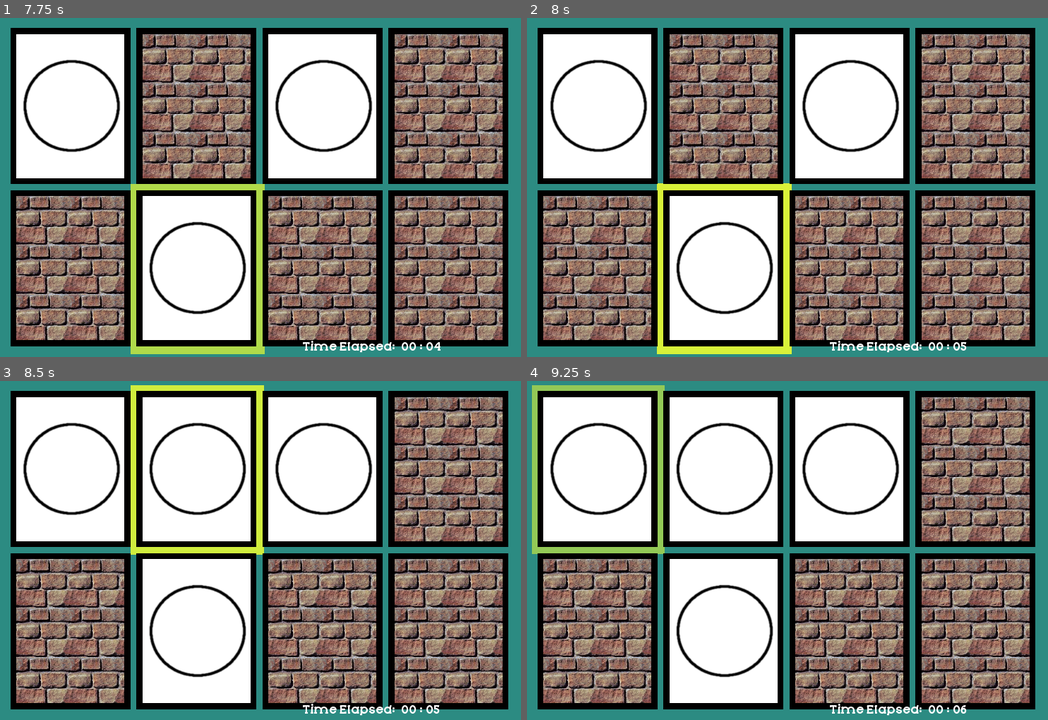
Above: before the commit, frames 1-4 (two rows, left to right).
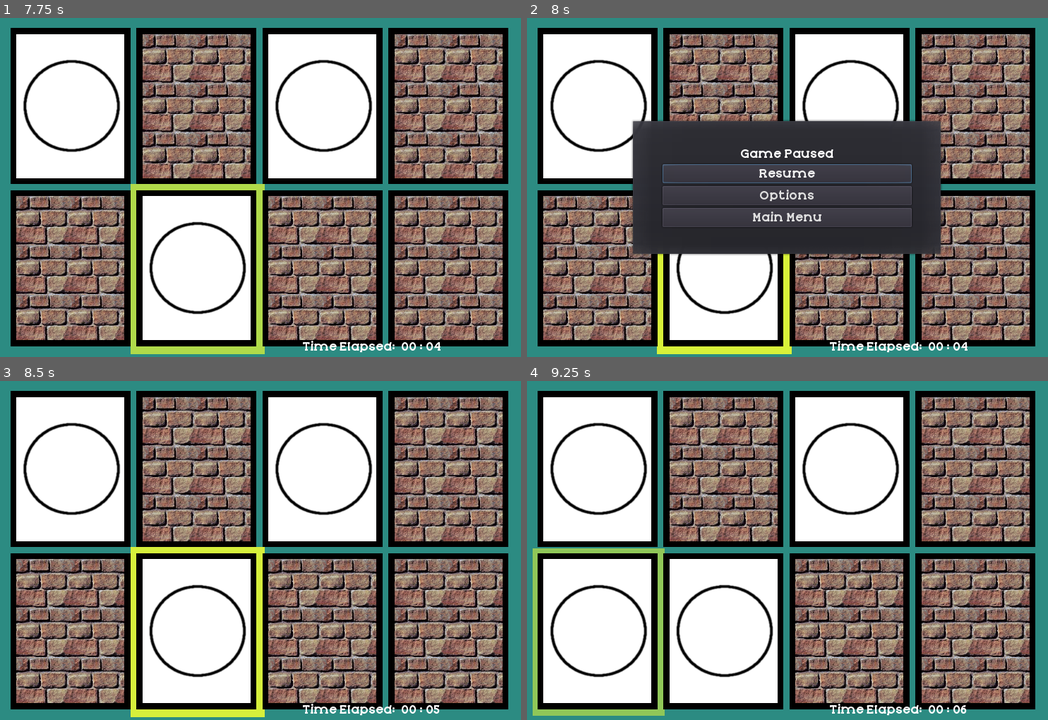
Above: after the commit, the same moments.

Repository: KapFlagon/Memory-Fun
Game: Godot game, scene res://src/screens/StartScreen.tscn
Same seed, same stepped clock (60 frames per second), same inputs: the game is played once before the commit and once after it.
Inputs (mouse positions are in pixels of both pictures, inside the frame that each line leads up to):
- Up to frame 1 (7.75 s): click "Options" at 0.5 s; click "Submit" at 1.25 s; click "Start Game" at 2 s; click "Easy" at 2.75 s; click "8" at 3.5 s; tap Enter (ui_accept) at 4.25, 4.52, 5.27, 5.75, 6.5, 6.77, 7.52 s; move the mouse to (385, 170) at 4.27 s; hold Right (ui_right) 4.28-5.03 s; click (385, 170) at 4.42 s; move the mouse to (145, 204) at 5.02 s; hold Down (ui_down) 5.03-5.78 s; move the mouse to (317, 112) at 5.77 s; hold Right (ui_right) 5.78-6.53 s; move the mouse to (229, 255) at 6.52 s; hold Up (ui_up) 6.53-7.28 s; click (229, 255) at 6.67 s; move the mouse to (427, 238) at 7.27 s; hold Left (ui_left) from 7.28 s (still down)
- Up to frame 2 (8 s): keep holding Left (ui_left); tap Escape (ui_cancel) at 7.9 s
- Up to frame 3 (8.5 s): release Left (ui_left) at 8 s; click (260, 536) at 8 s, where only the run after the commit has a clickable "Resume"
- Up to frame 4 (9.25 s): move the mouse to (615, 499) at 8.77 s; hold Left (ui_left) from 8.78 s (still down); tap Enter (ui_accept) at 9.02 s

Frame 1 is identical in both runs. In frame 2, 23% of the frame differs, in the area x 20-85%, y 30-99%; in frame 3, 12%; in frame 4, 20%.

Commit message:
Started work on a pause screen, allowing redirection to the 'Options' screen.

Diff:
--- a/src/autoload/PlayerData.gd
+++ b/src/autoload/PlayerData.gd
@@ -4,6 +4,10 @@
 var grid_size := 8 setget set_grid_size, get_grid_size
 var game_time setget set_game_time, get_game_time
 var background_colour := Color(0.172549,0.545098,0.509804,1) setget set_background_colour, get_background_colour
+var game_paused = false setget set_game_paused, get_game_paused
+var paused_grid setget set_paused_grid, get_paused_grid
+var paused_selector_pos setget set_paused_selector_pos, get_paused_selector_pos
+var paused_scene setget set_paused_scene, get_paused_scene
 
 
 func set_difficulty(new_difficulty: int) -> void:
@@ -36,3 +40,71 @@
 
 func get_background_colour():
 	return background_colour
+
+
+func set_game_paused(val: bool) -> void:
+	game_paused = val
+
+
+func get_game_paused():
+	return game_paused
+
+
+func set_paused_grid(val) -> void:
+	paused_grid = val
+	var cols = val.size()
+	var rows = val[0].size()
+	for i in cols:
+		for j in rows:
+			paused_grid[i][j] = val [i][j]
+	print("here")
+
+
+func get_paused_grid():
+	return paused_grid
+
+
+func set_paused_selector_pos(val) -> void:
+	paused_selector_pos = val
+
+
+func get_paused_selector_pos():
+	return paused_selector_pos
+
+func set_paused_scene(val) -> void:
+	var root = get_tree().get_root()
+	paused_scene = root.get_child(root.get_child_count() - 1)
+
+
+func get_paused_scene():
+	return paused_scene
+
+
+func goto_scene(path):
+	# This function will usually be called from a signal callback,
+	# or some other function in the current scene.
+	# Deleting the current scene at this point is
+	# a bad idea, because it may still be executing code.
+	# This will result in a crash or unexpected behavior.
+
+	# The solution is to defer the load to a later time, when
+	# we can be sure that no code from the current scene is running:
+
+	call_deferred("_deferred_goto_scene", path)
+
+
+#func _deferred_goto_scene(path):
+#	# It is now safe to remove the current scene
+#	current_scene.free()
+#
+#	# Load the new scene.
+#	var s = ResourceLoader.load(path)
+#
+#	# Instance the new scene.
+#	current_scene = s.instance()
+#
+#	# Add it to the active scene, as child of root.
+#	get_tree().get_root().add_child(current_scene)
+#
+#	# Optionally, to make it compatible with the SceneTree.change_scene() API.
+#	get_tree().set_current_scene(current_scene)
--- a/src/entities/game_objects/GridManager.gd
+++ b/src/entities/game_objects/GridManager.gd
@@ -27,17 +27,10 @@
 
 # Called when the node enters the scene tree for the first time.
 func _ready() -> void:
-	game_state = e_game_state.NEW
-	selected_difficulty = PlayerData.get_difficulty()
-	parse_grid_size()
-	card_grid = create_2D_array()
-	var card_1D_array = generate_cards()
-	item_width = card_1D_array[0].get_width()
-	item_height = card_1D_array[0].get_height()
-	card_1D_array = shuffle_cards(card_1D_array, 2)
-	calculate_dimensions()
-	populate_2D_grid(card_1D_array)
-	prepare_selector()
+	if PlayerData.game_paused:
+		restore_paused_game()
+	else:
+		new_game()
 
 
 # Called every frame. 'delta' is the elapsed time since the previous frame.
@@ -342,3 +335,33 @@
 	var valid_selection = validate_selection(current_selector_position)
 	if valid_selection:
 		flip_chosen_card(current_selector_position)
+
+
+func new_game() -> void:
+	game_state = e_game_state.NEW
+	selected_difficulty = PlayerData.get_difficulty()
+	parse_grid_size()
+	card_grid = create_2D_array()
+	var card_1D_array = generate_cards()
+	item_width = card_1D_array[0].get_width()
+	item_height = card_1D_array[0].get_height()
+	card_1D_array = shuffle_cards(card_1D_array, 2)
+	calculate_dimensions()
+	populate_2D_grid(card_1D_array)
+	prepare_selector()
+
+
+func restore_paused_game() -> void:
+	card_grid = PlayerData.get_paused_grid()
+	parse_grid_size()
+	print_2D_array()
+	calculate_dimensions()
+	prepare_selector()
+	current_selector_position = PlayerData.get_paused_selector_pos()
+	set_selector_position()
+
+
+func _on_PopupDialog_about_to_show() -> void:
+	#PlayerData.set_paused_grid(card_grid)
+	PlayerData.set_paused_scene(1)
+	#PlayerData.set_paused_selector_pos(current_selector_position)
--- a/src/entities/ui/CancelButton.gd
+++ b/src/entities/ui/CancelButton.gd
@@ -17,4 +17,6 @@
 
 
 func _on_CancelButton_button_up() -> void:
+	if get_tree().paused:
+		get_tree().paused = false
 	get_tree().change_scene("res://src/screens/StartScreen.tscn")
--- a/src/entities/ui/Hud.gd
+++ b/src/entities/ui/Hud.gd
@@ -1,12 +1,14 @@
 extends Control
 
 var start_time
-var time_now
+var time_now setget set_time_now
 var end_time
 var str_elapsed_time setget , get_str_elapsed_time
 
 func _ready() -> void:
 	start_time = OS.get_unix_time()
+#	if PlayerData.game_paused:
+#		time_now
 	#set_process(true)
 
 func _process(delta):
@@ -24,3 +26,9 @@
 
 func get_str_elapsed_time():
 	return str_elapsed_time
+
+
+func set_time_now(new_time) -> void:
+	var string_array = new_time.split(":", false)
+	var a = int(string_array[0]) * 60
+	var b = a + int(string_array[1])
--- a/src/screens/GameScreen.gd
+++ b/src/screens/GameScreen.gd
@@ -8,11 +8,10 @@
 	get_node("ColorRect").set_frame_color(PlayerData.get_background_colour())
 
 
-#func _process(delta: float) -> void:
-#	# Check for zoom input
-#	process_inputs()
-#
-#
+func _process(delta: float) -> void:
+	process_inputs()
+
+
 #func _on_ZoomInButton_button_up() -> void:
 #	zoom_in()
 #
@@ -44,3 +43,18 @@
 #		zoom_in()
 #	elif Input.is_action_just_pressed("ui_zoom_out"):
 #		zoom_out()
+
+
+func process_inputs() -> void:
+	if Input.is_action_just_released("ui_cancel"):
+		if not PlayerData.get_game_paused():
+			get_tree().paused = true
+			#PlayerData.set_paused_scene()
+			PlayerData.set_game_paused(true)
+			get_node("PopupDialog").popup_centered_clamped()
+
+
+func _on_ResumeButton_button_up() -> void:
+	get_node("PopupDialog").hide()
+	get_tree().paused = false
+	PlayerData.set_game_paused(false)
--- a/src/screens/GameScreen.tscn
+++ b/src/screens/GameScreen.tscn
@@ -1,8 +1,11 @@
-[gd_scene load_steps=4 format=2]
+[gd_scene load_steps=7 format=2]
 
 [ext_resource path="res://src/entities/game_objects/GridManager.tscn" type="PackedScene" id=1]
 [ext_resource path="res://src/entities/ui/Hud.tscn" type="PackedScene" id=2]
 [ext_resource path="res://src/screens/GameScreen.gd" type="Script" id=3]
+[ext_resource path="res://src/entities/ui/OptionsButton.tscn" type="PackedScene" id=4]
+[ext_resource path="res://src/themes/Theme_01_small.tres" type="Theme" id=5]
+[ext_resource path="res://src/entities/ui/CancelButton.tscn" type="PackedScene" id=6]
 
 [node name="GameScreen" type="Node2D"]
 script = ExtResource( 3 )
@@ -28,3 +31,66 @@
 margin_top = 446.263
 margin_right = 460.0
 margin_bottom = 446.263
+
+[node name="PopupDialog" type="PopupDialog" parent="."]
+pause_mode = 2
+visible = true
+anchor_left = 0.5
+anchor_top = 0.5
+anchor_right = 0.5
+anchor_bottom = 0.5
+margin_left = 176.146
+margin_top = 147.807
+margin_right = 618.146
+margin_bottom = 341.807
+theme = ExtResource( 5 )
+popup_exclusive = true
+__meta__ = {
+"_edit_group_": true,
+"_edit_use_anchors_": false
+}
+
+[node name="VBoxContainer" type="VBoxContainer" parent="PopupDialog"]
+anchor_left = 0.5
+anchor_top = 0.5
+anchor_right = 0.5
+anchor_bottom = 0.5
+margin_left = -176.5
+margin_top = -97.5
+margin_right = 176.5
+margin_bottom = 97.5
+alignment = 1
+__meta__ = {
+"_edit_group_": true,
+"_edit_use_anchors_": false
+}
+
+[node name="Label" type="Label" parent="PopupDialog/VBoxContainer"]
+margin_top = 40.0
+margin_right = 353.0
+margin_bottom = 61.0
+text = "Game Paused"
+align = 1
+__meta__ = {
+"_edit_use_anchors_": false
+}
+
+[node name="ResumeButton" type="Button" parent="PopupDialog/VBoxContainer"]
+margin_top = 65.0
+margin_right = 353.0
+margin_bottom = 92.0
+text = "Resume"
+
+[node name="OptionsButton" parent="PopupDialog/VBoxContainer" instance=ExtResource( 4 )]
+margin_top = 96.0
+margin_right = 353.0
+margin_bottom = 123.0
+
+[node name="CancelButton" parent="PopupDialog/VBoxContainer" instance=ExtResource( 6 )]
+margin_left = 0.0
+margin_top = 127.0
+margin_right = 353.0
+margin_bottom = 154.0
+text = "Main Menu"
+[connection signal="about_to_show" from="PopupDialog" to="GridManager" method="_on_PopupDialog_about_to_show"]
+[connection signal="button_up" from="PopupDialog/VBoxContainer/ResumeButton" to="." method="_on_ResumeButton_button_up"]
--- a/src/screens/OptionsScreen.gd
+++ b/src/screens/OptionsScreen.gd
@@ -30,7 +30,11 @@
 
 
 func change_screen() -> void:
-	get_tree().change_scene("res://src/screens/StartScreen.tscn")
+	if PlayerData.get_game_paused():
+
+		get_tree().paused = false
+	else:
+		get_tree().change_scene("res://src/screens/StartScreen.tscn")
 
 
 func get_config_data() -> void:
--- a/src/screens/OptionsScreen.tscn
+++ b/src/screens/OptionsScreen.tscn
@@ -7,6 +7,7 @@
 [ext_resource path="res://src/entities/ui/SubmitOptionsButton.tscn" type="PackedScene" id=5]
 
 [node name="OptionsScreen" type="Control"]
+pause_mode = 2
 anchor_right = 1.0
 anchor_bottom = 1.0
 theme = ExtResource( 1 )
Not shown, changed: ToDo
